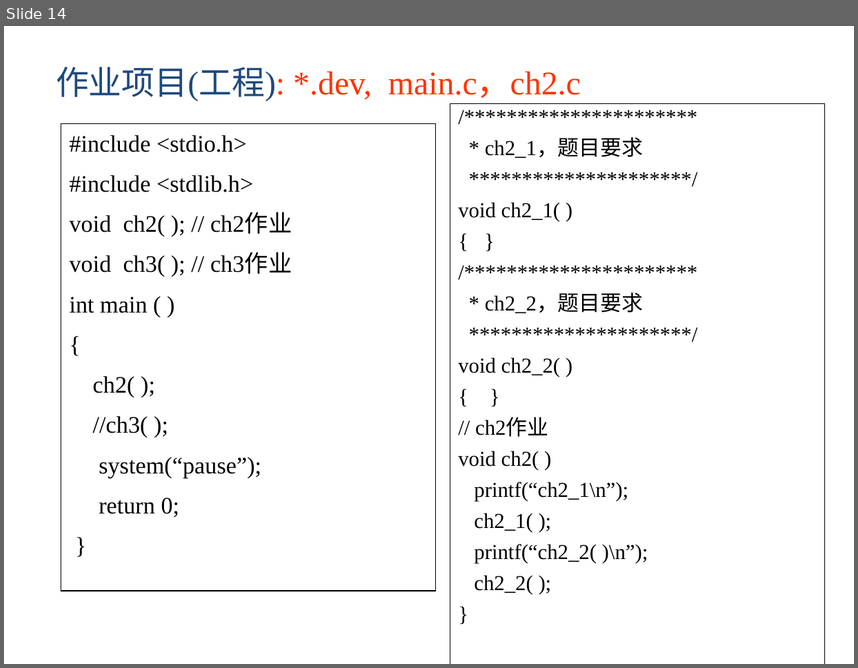
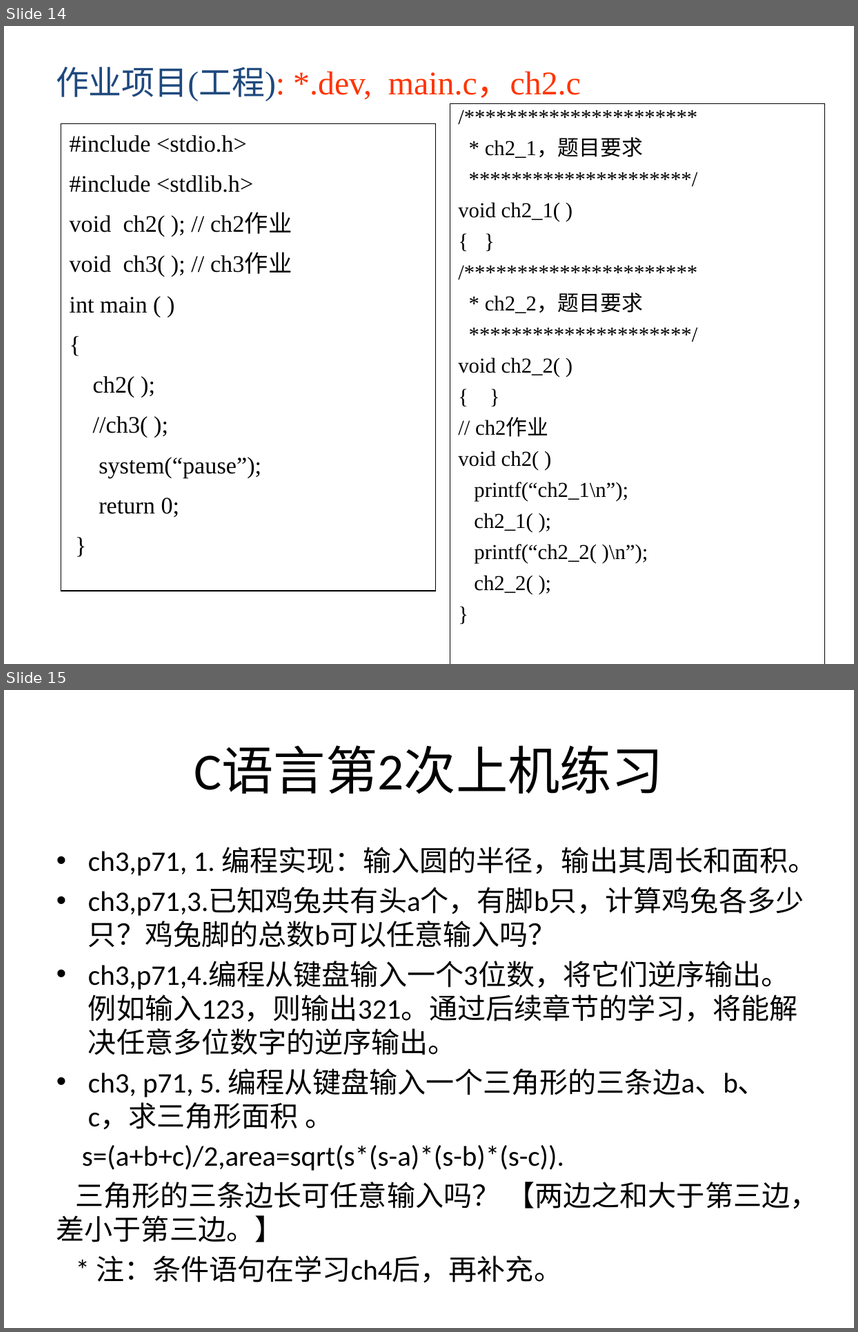
Before and after one commit to jtrfid/C-Repositories, a slide deck: 2016/上机安排.pptx. Shown one above the other, each under a label of ours: slide 14 before the commit, slides 14 and 15 after it. The pictures are 858x668 and 858x1332 pixels, drawn with LibreOffice and Linux fonts; fonts in the diff are those of the drawing. Boxes give left, top, right and bottom in pixels: in the first picture for what was removed or moved away, otherwise in the second. Text is boxed around its words. In the diff, an @@ line names an element or a change of style, - is before the commit and + after.

Commit message:
修订进度，上机安排

```diff
--- a/2016/上机安排.pptx
+++ b/2016/上机安排.pptx
@@ slide 15 added at bbox=[4, 690, 854, 1328], background #FFFFFF @@
@@ title added at bbox=[194, 746, 664, 793], 44 pt, text #000000 @@
+C语言第2次上机练习
@@ text added at bbox=[56, 847, 819, 1242], 24 pt, text #000000 @@
+• ch3,p71, 1. 编程实现：输入圆的半径，输出其周长和面积。
+• ch3,p71,3.已知鸡兔共有头a个，有脚b只，计算鸡兔各多少只？鸡兔脚的总数b可以任意输入吗？
+• ch3,p71,4.编程从键盘输入一个3位数，将它们逆序输出。例如输入123，则输出321。通过后续章节的学习，将能解决任意多位数字的逆序输出。
+• ch3, p71, 5. 编程从键盘输入一个三角形的三条边a、b、c，求三角形面积 。
+s=(a+b+c)/2,area=sqrt(s*(s-a)*(s-b)*(s-c)).
+三角形的三条边长可任意输入吗？ 【两边之和大于第三边，差小于第三边。】
+* 注：条件语句在学习ch4后，再补充。
```
Also in this commit, not shown: 5 slides changed, 1 other slide added, 1 other file.
